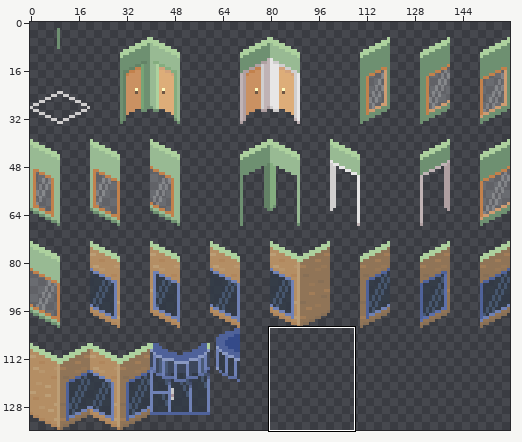
Edited in one commit: sprite sheet (tileset/doors.png). Above: a wide view before the commit, with the close-up outlined.
Close-up. Earlier state:
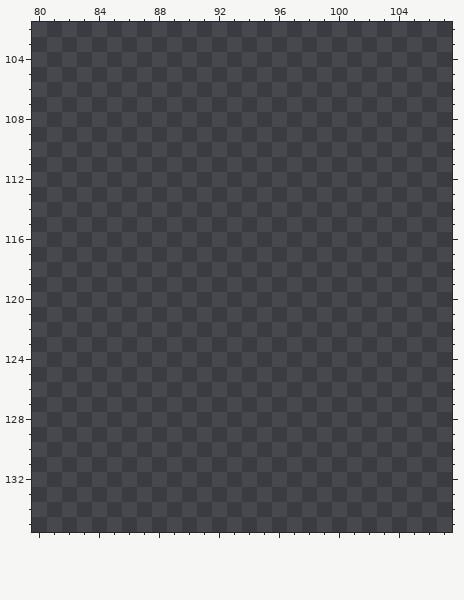
The file is 160x136 pixels. Colours within 5 levels of each other are drawn and written as one. Shown: x 80..107, y 102..135.
After the commit:
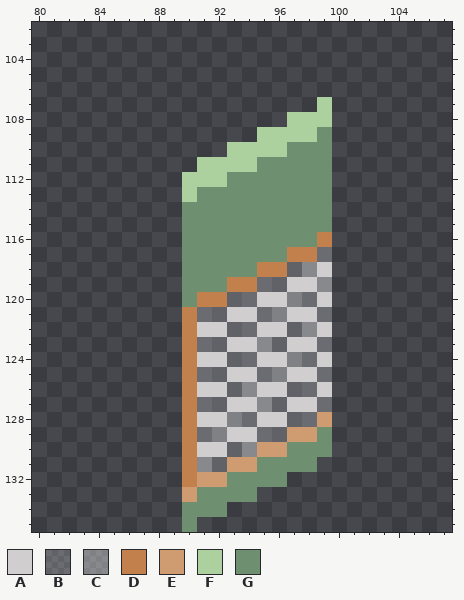
Palette (. is transparent): A #d0cece  B #ffffff32  C #ffffff5a  D #c2814c  E #cf9c72  F #add19e  G #6e9071
Diff:
@@ x 88..101 @@
 106 ..............
-107 ..............
-108 ..............
-109 ..............
-110 ..............
-111 ..............
-112 ..............
-113 ..............
-114 ..............
-115 ..............
-116 ..............
-117 ..............
-118 ..............
-119 ..............
-120 ..............
-121 ..............
-122 ..............
-123 ..............
-124 ..............
-125 ..............
-126 ..............
-127 ..............
-128 ..............
-129 ..............
-130 ..............
-131 ..............
-132 ..............
-133 ..............
-134 ..............
-135 ..............
+107 ...........F..
+108 .........FFF..
+109 .......FFFFG..
+110 .....FFFFGGG..
+111 ...FFFFGGGGG..
+112 ..FFFGGGGGGG..
+113 ..FGGGGGGGGG..
+114 ..GGGGGGGGGG..
+115 ..GGGGGGGGGG..
+116 ..GGGGGGGGGD..
+117 ..GGGGGGGDDB..
+118 ..GGGGGDDBCA..
+119 ..GGGDDBBAAC..
+120 ..GDDBBAACBA..
+121 ..DBBAABCAAB..
+122 ..DAABBAABCA..
+123 ..DBBAACBAAB..
+124 ..DAABBAACBA..
+125 ..DBBAABCAAB..
+126 ..DAABCAABBA..
+127 ..DBBAACBAAB..
+128 ..DAACBAABBE..
+129 ..DBCAABBEEG..
+130 ..DAABCEEGGG..
+131 ..DCBEEGGGG...
+132 ..DEEGGGG.....
+133 ..EGGGG.......
+134 ..GGG.........
+135 ..G...........
